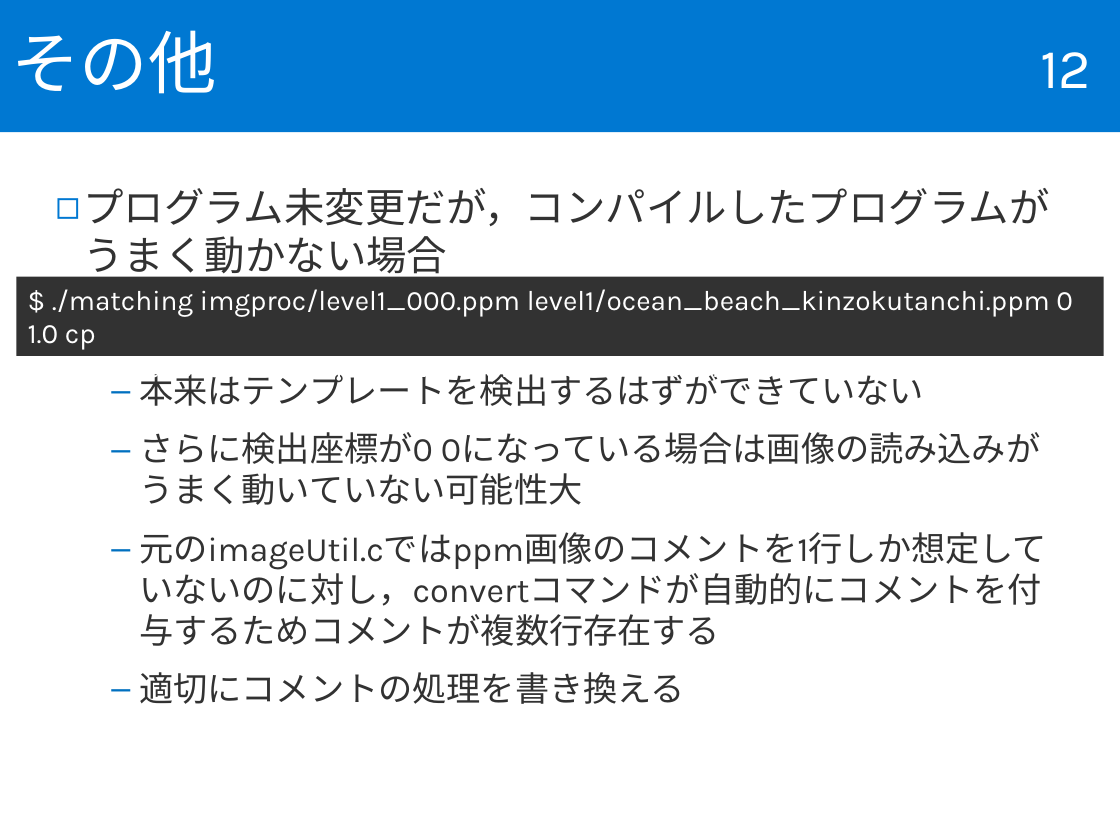
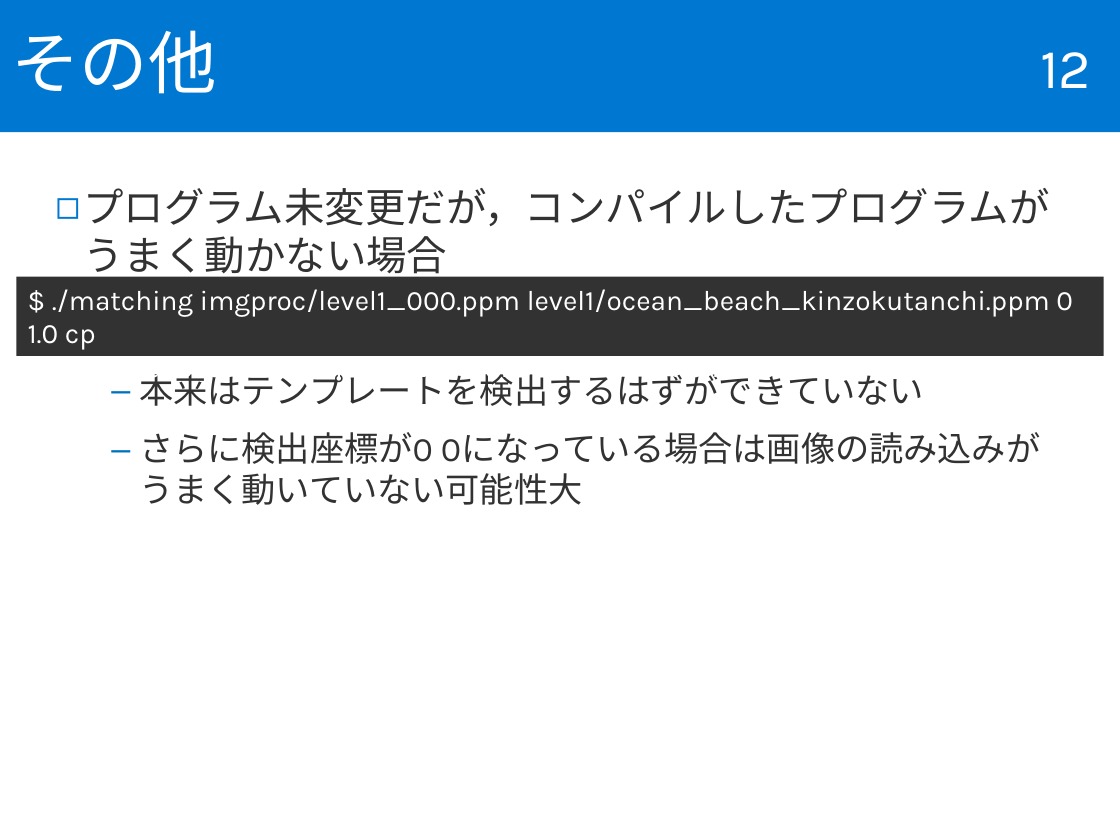
Before and after one commit to fukushimalab/advanced_programming, a slide deck: slide 12 of docs/advanced_programing_WSL.pptx. Drawn at 1120x840 pixels with LibreOffice and Linux fonts; fonts in the diff are those of the drawing. Boxes give left, top, right and bottom in pixels: in the first picture for what was removed or moved away, otherwise in the second. Text is boxed around its words. In the diff, an @@ line names an element or a change of style, - is before the commit and + after.

```diff
--- a/docs/advanced_programing_WSL.pptx
+++ b/docs/advanced_programing_WSL.pptx
@@ text at [139, 532, 1047, 704]: paragraphs removed @@
-  – 元のimageUtil.cではppm画像のコメントを1行しか想定していないのに対し，convertコマンドが自動的にコメントを付与するためコメントが複数行存在する
-  – 適切にコメントの処理を書き換える
```
Also in this commit, not shown: 1 other slide changed, 1 slide added, 1 slide removed, 3 other files.
